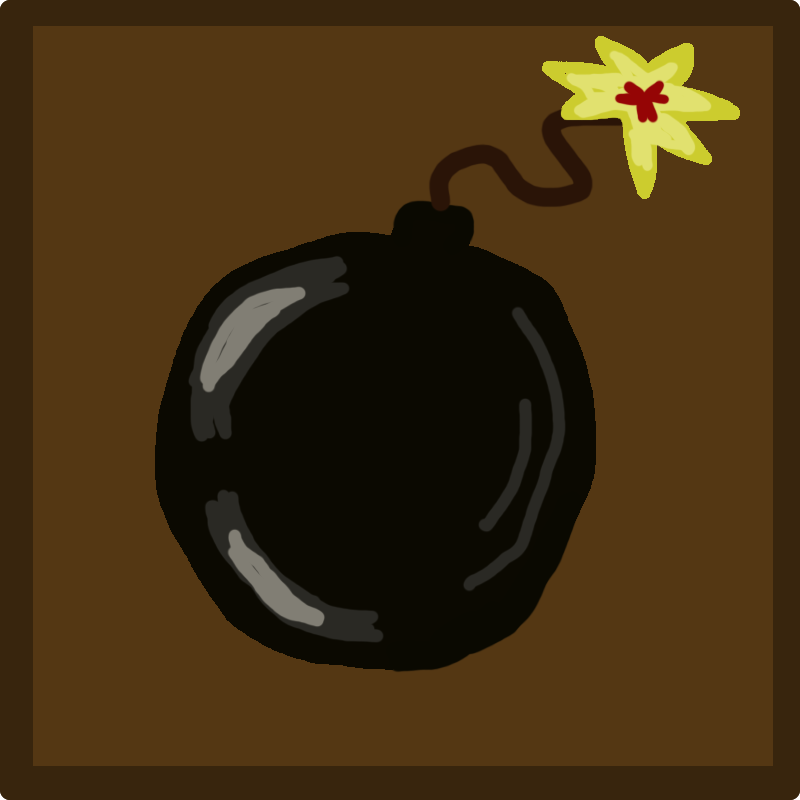
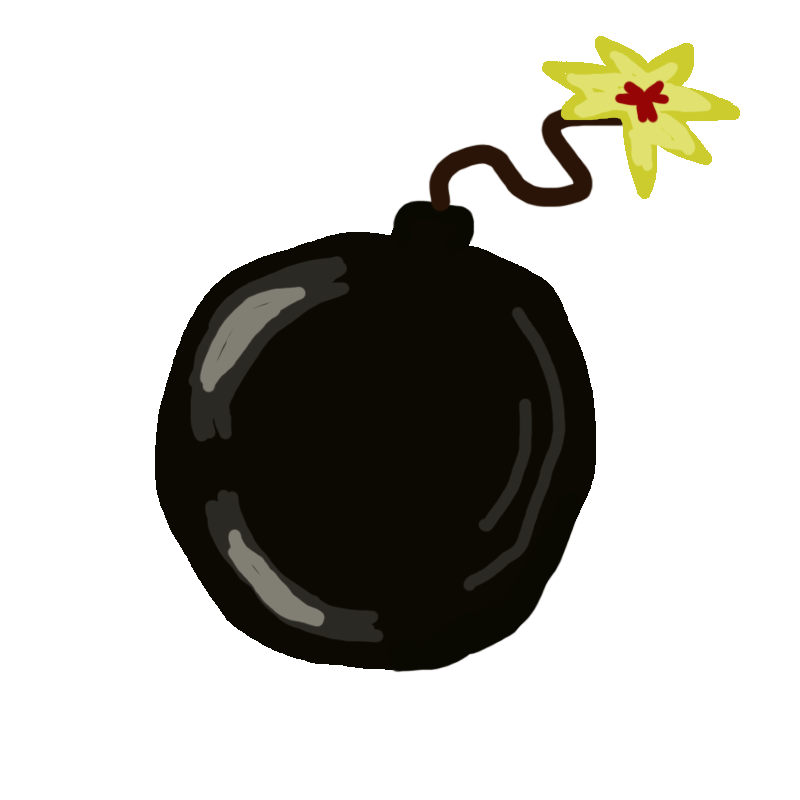
Comparing the layer stacks of the two (800, 800) images. Changes:
hid "base 2" over [left=0, top=0, right=800, bottom=800]
removed layer "Layer 1" over [left=0, top=0, right=800, bottom=800]
